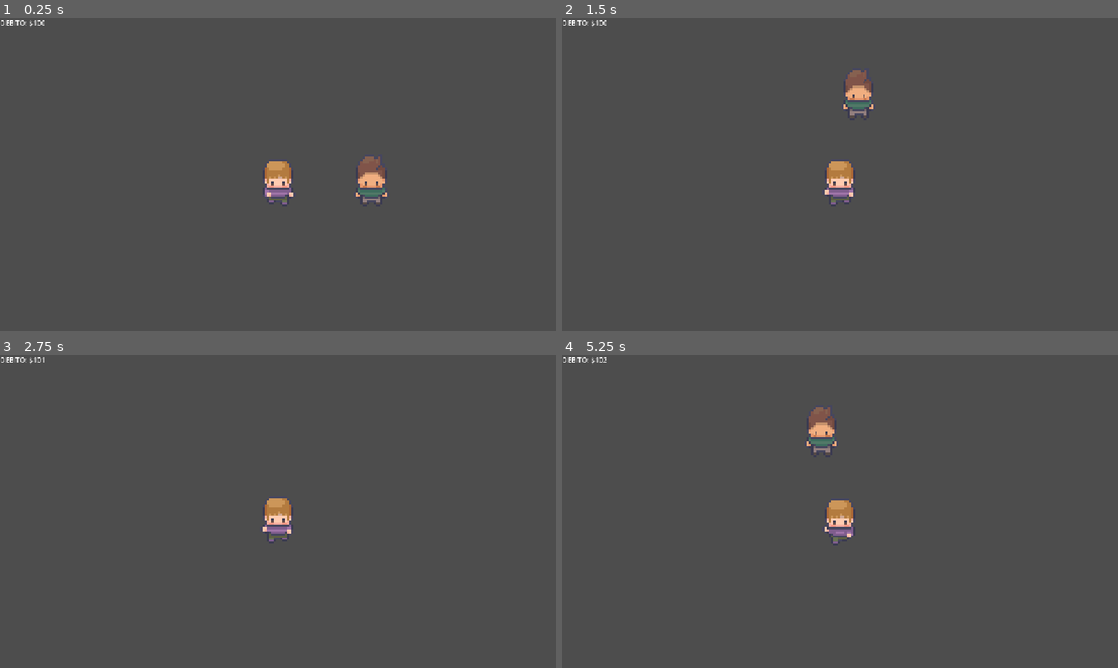
Above: before the commit, frames 1-4 (two rows, left to right).
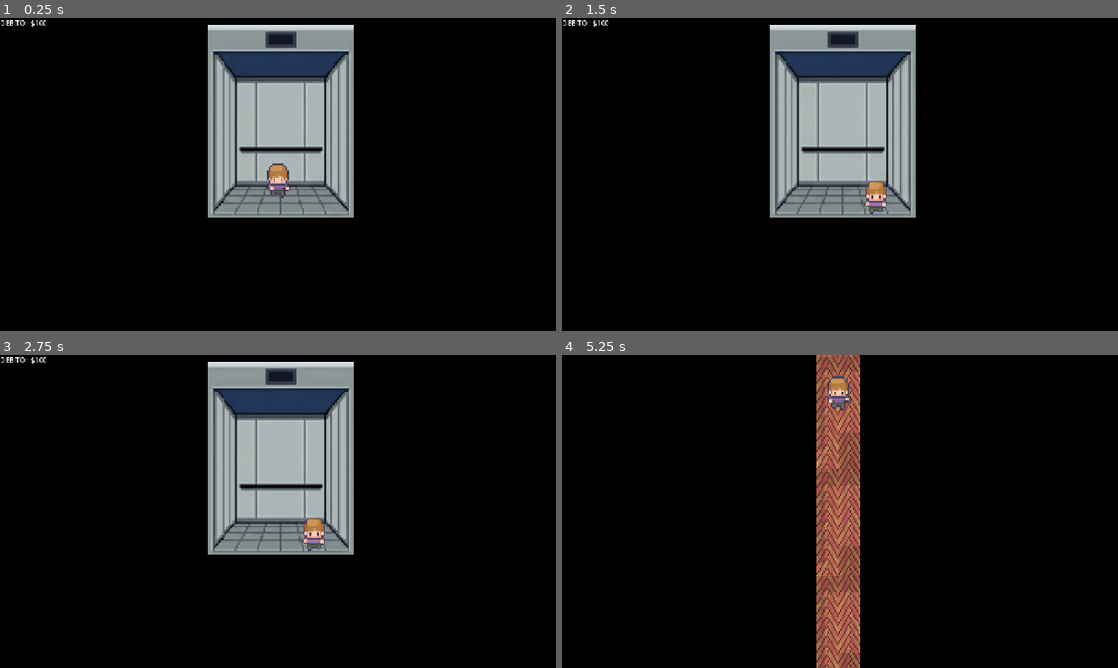
Above: after the commit, the same moments.

Repository: Lindascrub/Under
Game: Godot game, scene res://labels/MondoIniziale.tscn
Two runs of this game, one before a commit and one after it. Both use one fixed random seed, a clock stepped at 60 frames per second and the inputs below.
Inputs:
- Up to frame 1 (0.25 s): no input
- Up to frame 2 (1.5 s): hold Right (ui_right) 0.53-1.28 s; hold Down (ui_down) from 1.28 s (still down)
- Up to frame 3 (2.75 s): tap Enter at 2 s; release Down (ui_down) at 2.03 s; hold Right (ui_right) from 2.03 s (still down)
- Up to frame 4 (5.25 s): release Right (ui_right) at 2.78 s; hold Up (ui_up) 2.78-3.53 s; tap Space at 3.5 s; hold Left (ui_left) 3.53-5.03 s; tap Enter at 5 s; hold Down (ui_down) from 5.03 s (still down)

The runs differ from the first frame. In frame 1, 99% of the frame differs, in the area x 0-100%, y 0-100%; in frame 2, 99%; in frame 3, 99%; in frame 4, 100%.

Commit message:
corridoio

Diff:
--- a/labels/MondoIniziale.tscn
+++ b/labels/MondoIniziale.tscn
@@ -1,11 +1,63 @@
-[gd_scene format=3 uid="uid://bs536syqvqgae"]
+[gd_scene format=3 uid="uid://cgpmoae45c4s2"]
 
-[ext_resource type="Script" uid="uid://btgolx1b7lsco" path="res://labels/mondo_iniziale.gd" id="1_4mxmh"]
+[ext_resource type="Texture2D" uid="uid://ccrh34las85qo" path="res://assets/Screenshot 2026-06-06 224252.png" id="2_4mxmh"]
 [ext_resource type="PackedScene" uid="uid://da8851e8ni6jb" path="res://personaggi/tscn/character.tscn" id="2_vou6a"]
-[ext_resource type="PackedScene" uid="uid://df04500cdfj37" path="res://personaggi/tscn/john.tscn" id="3_7ppmr"]
+
+[sub_resource type="GDScript" id="GDScript_x4bn3"]
+script/source = "extends Node2D
+
+@onready var porta_ascensore = get_node_or_null(\"MuriAscensore3\")
+
+func _ready() -> void:
+	print(\"L'ascensore aziendale sta scendendo... Puoi muoverti nella cabina.\")
+
+	# Aspettiamo i 5 secondi di viaggio
+	await get_tree().create_timer(5.0).timeout
+
+	print(\"Le porte si aprono. Puoi uscire!\")
+	if porta_ascensore:
+		porta_ascensore.queue_free()
+	else:
+		print(\"NOTA: MuriAscensore3 non trovato o già rimosso.\")
+
+# QUESTO È IL SEGNALE GIUSTO COLLEGATO ORA!
+func _on_uscita_ascensore_body_entered(body: Node2D) -> void:
+	print(\"Il sensore ha sentito qualcosa: \", body.name)
+
+	# Controlliamo se è un CharacterBody2D (il tuo giocatore)
+	if body is CharacterBody2D:
+		print(\"Giocatore confermato! Tento il cambio scena verso il corridoio...\")
+
+		# Controlliamo entrambi i percorsi possibili per non rischiare!
+		if ResourceLoader.exists(\"res://corridoio.tscn\"):
+			get_tree().change_scene_to_file(\"res://corridoio.tscn\")
+		elif ResourceLoader.exists(\"res://labels/corridoio.tscn\"):
+			get_tree().change_scene_to_file(\"res://labels/corridoio.tscn\")
+		else:
+			print(\"ERRORE: Il file corridoio.tscn non esiste in nessuna delle due cartelle!\")
+"
+
+[sub_resource type="RectangleShape2D" id="RectangleShape2D_x4bn3"]
+size = Vector2(69.75, 19)
+
+[sub_resource type="RectangleShape2D" id="RectangleShape2D_4mxmh"]
+size = Vector2(20.5, 201.5)
+
+[sub_resource type="RectangleShape2D" id="RectangleShape2D_vou6a"]
+size = Vector2(92.875, 78.34375)
 
 [node name="MondoIniziale" type="Node2D" unique_id=380192464]
-script = ExtResource("1_4mxmh")
+script = SubResource("GDScript_x4bn3")
+
+[node name="Camera2D" type="Camera2D" parent="." unique_id=2087133963]
+position = Vector2(-27, 20)
+zoom = Vector2(3.5, 3.5)
+
+[node name="ascensore" type="Sprite2D" parent="." unique_id=629636754]
+texture_filter = 1
+position = Vector2(-25, -15.000003)
+scale = Vector2(0.7, 0.7)
+texture = ExtResource("2_4mxmh")
 
 [node name="CanvasLayer" type="CanvasLayer" parent="." unique_id=519726678]
 
@@ -13,12 +65,43 @@
 offset_right = 40.0
 offset_bottom = 23.0
 text = "DEBITO : $100"
+metadata/_edit_use_anchors_ = true
 
-[node name="CharacterBody2D" parent="." unique_id=1820891275 instance=ExtResource("2_vou6a")]
-position = Vector2(-21, -7)
+[node name="Giocatore" parent="." unique_id=1820891275 instance=ExtResource("2_vou6a")]
+position = Vector2(-27, 20)
 
-[node name="Camera2D" type="Camera2D" parent="CharacterBody2D" unique_id=2087133963]
-zoom = Vector2(5, 5)
+[node name="Sprite2D" type="Sprite2D" parent="." unique_id=730676485]
 
-[node name="CharacterBody2D2" parent="." unique_id=160978463 instance=ExtResource("3_7ppmr")]
-position = Vector2(22, -8)
+[node name="uscitaAscensore" type="Area2D" parent="." unique_id=2116888910]
+
+[node name="CollisionShape2D" type="CollisionShape2D" parent="uscitaAscensore" unique_id=674246272]
+position = Vector2(-24.875, 59)
+shape = SubResource("RectangleShape2D_x4bn3")
+
+[node name="muri" type="Node" parent="." unique_id=350100292]
+
+[node name="MuriAscensore" type="StaticBody2D" parent="muri" unique_id=177580941]
+
+[node name="CollisionShape2D" type="CollisionShape2D" parent="muri/MuriAscensore" unique_id=831084357]
+position = Vector2(-64.25, 21.25)
+shape = SubResource("RectangleShape2D_4mxmh")
+
+[node name="MuriAscensore2" type="StaticBody2D" parent="muri" unique_id=862956141]
+
+[node name="CollisionShape2D" type="CollisionShape2D" parent="muri/MuriAscensore2" unique_id=772771572]
+position = Vector2(11, 21)
+shape = SubResource("RectangleShape2D_4mxmh")
+
+[node name="MuriAscensore4" type="StaticBody2D" parent="muri" unique_id=1505634217]
+
+[node name="CollisionShape2D" type="CollisionShape2D" parent="muri/MuriAscensore4" unique_id=1402636049]
+position = Vector2(-25, -28.171875)
+shape = SubResource("RectangleShape2D_vou6a")
+
+[node name="MuriAscensore3" type="StaticBody2D" parent="." unique_id=1149890901]
+
+[node name="CollisionShape2D" type="CollisionShape2D" parent="MuriAscensore3" unique_id=734219342]
+position = Vector2(-24.4375, 85.34375)
+shape = SubResource("RectangleShape2D_vou6a")
+
+[connection signal="body_entered" from="uscitaAscensore" to="." method="_on_uscita_ascensore_body_entered"]
--- /dev/null
+++ b/labels/corridoio.gd
@@ -0,0 +1,28 @@
+extends Node2D
+
+
+# Called when the node enters the scene tree for the first time.
+func _ready() -> void:
+	pass # Replace with function body.
+
+
+# Called every frame. 'delta' is the elapsed time since the previous frame.
+func _process(delta: float) -> void:
+	pass
+
+
+func _on_entra_ufficio_body_entered(body: Node2D) -> void:
+	print("Il sensore ha sentito qualcosa: ", body.name)
+
+	# Controlliamo se è un CharacterBody2D (il tuo giocatore)
+	if body is CharacterBody2D:
+		print("Giocatore confermato! Tento il cambio scena verso l'ufficio...")
+
+		# Controlliamo entrambi i percorsi possibili per non rischiare!
+		if ResourceLoader.exists("res://ufficioTrovaLavoro.tscn"):
+			get_tree().change_scene_to_file("res://ufficioTrovaLavoro.tscn")
+		elif ResourceLoader.exists("res://labels/ufficioTrovaLavoro.tscn"):
+			get_tree().change_scene_to_file("res://labels/ufficioTrovaLavoro.tscn")
+		else:
+			print("ERRORE: Il file ufficioTrovaLavoro.tscn non esiste in nessuna delle due cartelle!")
+	pass # Replace with function body.
--- /dev/null
+++ b/labels/corridoio.tscn
@@ -0,0 +1,70 @@
+[gd_scene format=3 uid="uid://piql6r3w6e63"]
+
+[ext_resource type="Texture2D" uid="uid://dxwvuos2b0bv5" path="res://assets/Screenshot 2026-06-06 234934.png" id="1_4trr4"]
+[ext_resource type="Script" uid="uid://dc6lnw0ga5riq" path="res://labels/corridoio.gd" id="1_pssbs"]
+[ext_resource type="PackedScene" uid="uid://fxcguquekh6t" path="res://personaggi/character.tscn" id="2_7dapy"]
+
+[sub_resource type="RectangleShape2D" id="RectangleShape2D_7dapy"]
+size = Vector2(20, 206)
+
+[sub_resource type="RectangleShape2D" id="RectangleShape2D_pssbs"]
+size = Vector2(51, 15.5)
+
+[node name="corridoio" type="Node2D" unique_id=1941854690]
+script = ExtResource("1_pssbs")
+
+[node name="Camera2D" type="Camera2D" parent="." unique_id=595915681]
+position = Vector2(2, 66)
+zoom = Vector2(3.5, 3.5)
+
+[node name="Muri" type="Node" parent="." unique_id=2007528600]
+
+[node name="StaticBody2D" type="StaticBody2D" parent="Muri" unique_id=969895975]
+
+[node name="collition" type="CollisionShape2D" parent="Muri/StaticBody2D" unique_id=633611257]
+position = Vector2(-24, 65)
+shape = SubResource("RectangleShape2D_7dapy")
+
+[node name="collition2" type="CollisionShape2D" parent="Muri/StaticBody2D" unique_id=1436853769]
+position = Vector2(23, 66)
+shape = SubResource("RectangleShape2D_7dapy")
+
+[node name="pavimenti" type="Node2D" parent="." unique_id=696461521]
+position = Vector2(0.9999999, 1)
+scale = Vector2(0.10514706, 0.18513511)
+
+[node name="pavimento" type="Sprite2D" parent="pavimenti" unique_id=950288411]
+texture_filter = 1
+scale = Vector2(1.0000001, 1)
+texture = ExtResource("1_4trr4")
+
+[node name="pavimento2" type="Sprite2D" parent="pavimenti" unique_id=1920149080]
+texture_filter = 1
+position = Vector2(9.536743e-07, 405.10956)
+scale = Vector2(1.0000001, 1)
+texture = ExtResource("1_4trr4")
+
+[node name="pavimento3" type="Sprite2D" parent="pavimenti" unique_id=187449782]
+texture_filter = 1
+position = Vector2(9.536743e-07, 783.2118)
+scale = Vector2(1.0000001, 1)
+texture = ExtResource("1_4trr4")
+
+[node name="Giocatore" parent="." unique_id=1820891275 instance=ExtResource("2_7dapy")]
+position = Vector2(1, -29)
+
+[node name="cambiScena" type="Node" parent="." unique_id=1612226402]
+
+[node name="entraUfficio2" type="Area2D" parent="cambiScena" unique_id=674384988]
+
+[node name="CollisionShape2D" type="CollisionShape2D" parent="cambiScena/entraUfficio2" unique_id=699169693]
+position = Vector2(-1, -45)
+shape = SubResource("RectangleShape2D_pssbs")
+
+[node name="entraUfficio" type="Area2D" parent="cambiScena" unique_id=1575260489]
+
+[node name="CollisionShape2D" type="CollisionShape2D" parent="cambiScena/entraUfficio" unique_id=1040131022]
+position = Vector2(2.5, 175.25)
+shape = SubResource("RectangleShape2D_pssbs")
+
+[connection signal="body_entered" from="cambiScena/entraUfficio" to="." method="_on_entra_ufficio_body_entered"]
--- /dev/null
+++ b/labels/ufficioTrovaLavoro.tscn
@@ -0,0 +1,8 @@
+[gd_scene format=3 uid="uid://dkoyionkqp1g"]
+
+[sub_resource type="TileSet" id="TileSet_xdf2c"]
+
+[node name="Node2D" type="Node2D" unique_id=1370007023]
+
+[node name="TileMapLayer" type="TileMapLayer" parent="." unique_id=1102528735]
+tile_set = SubResource("TileSet_xdf2c")
--- a/personaggi/character.tscn
+++ b/personaggi/character.tscn
@@ -56,7 +56,7 @@
 [sub_resource type="RectangleShape2D" id="RectangleShape2D_glpr6"]
 size = Vector2(8, 20)
 
-[node name="CharacterBody2D" type="CharacterBody2D" unique_id=1820891275]
+[node name="Giocatore" type="CharacterBody2D" unique_id=1820891275]
 script = ExtResource("1_pjt0s")
 
 [node name="AnimatedSprite2D" type="AnimatedSprite2D" parent="." unique_id=1501293288]
--- a/personaggi/codice/giocatore.gd
+++ b/personaggi/codice/giocatore.gd
@@ -1,20 +1,15 @@
 extends CharacterBody2D
 
-# Velocità di movimento dell'omino
 const SPEED = 200.0
 
-func _physics_process(delta: float) -> void:
-	# 1. Creiamo un vettore per capire dove vuole andare il giocatore
+func _physics_process(_delta: float) -> void:
+	# Il giocatore risponde sempre ai comandi, fin dal primo secondo!
 	var direction = Vector2.ZERO
-
-	# 2. Controlliamo i tasti premuti (Freccette o WASD)
 	direction.x = Input.get_action_strength("ui_right") - Input.get_action_strength("ui_left")
 	direction.y = Input.get_action_strength("ui_down") - Input.get_action_strength("ui_up")
 
-	# 3. Normalizziamo il movimento (evita che l'omino vada più veloce in diagonale)
 	if direction != Vector2.ZERO:
 		direction = direction.normalized()
 
-	# 4. Applichiamo la velocità e muoviamo il personaggio
 	velocity = direction * SPEED
 	move_and_slide()
--- a/project.godot
+++ b/project.godot
@@ -11,7 +11,7 @@
 [application]
 
 config/name="undercheap"
-run/main_scene="uid://bs536syqvqgae"
+run/main_scene="uid://cgpmoae45c4s2"
 config/features=PackedStringArray("4.6", "Mobile")
 
 [autoload]
@@ -34,3 +34,4 @@
 textures/canvas_textures/default_texture_filter=0
 rendering_device/driver.windows="d3d12"
 renderer/rendering_method="mobile"
+environment/defaults/default_clear_color=Color(0, 0, 0, 1)
Binary file added: assets/Floors_original_shading_TILESET_A5_.png
Not shown, added: assets/Floors_original_shading_TILESET_A5_.png.import
Binary file added: assets/Screenshot 2026-06-06 224252.png
Not shown, added: assets/Screenshot 2026-06-06 224252.png.import
Binary file added: assets/Screenshot 2026-06-06 234934.png
Not shown, added: assets/Screenshot 2026-06-06 234934.png.import
Binary file added: assets/Tileset_48x48_3.png
Not shown, added: assets/Tileset_48x48_3.png.import
Binary file added: assets/animated_door_big_4.png
Not shown, added: assets/animated_door_big_4.png.import
Binary file added: assets/animated_door_glass_left.png
Not shown, added: assets/animated_door_glass_left.png.import
(and 5 more such lines)
